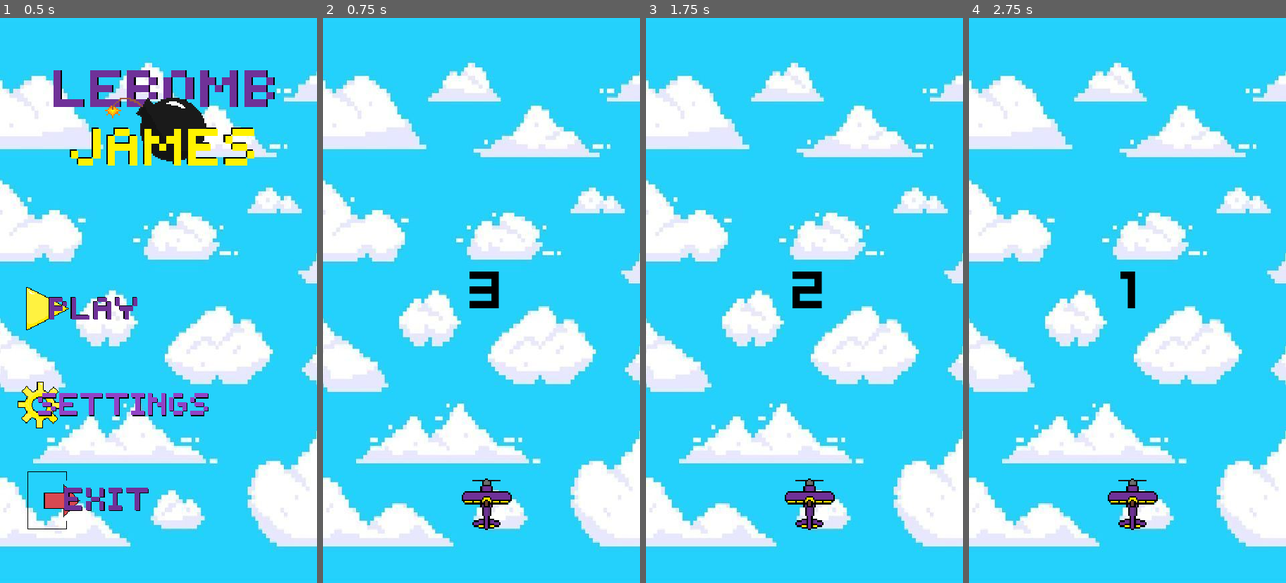
Above: before the commit, frames 1-4 (left to right).
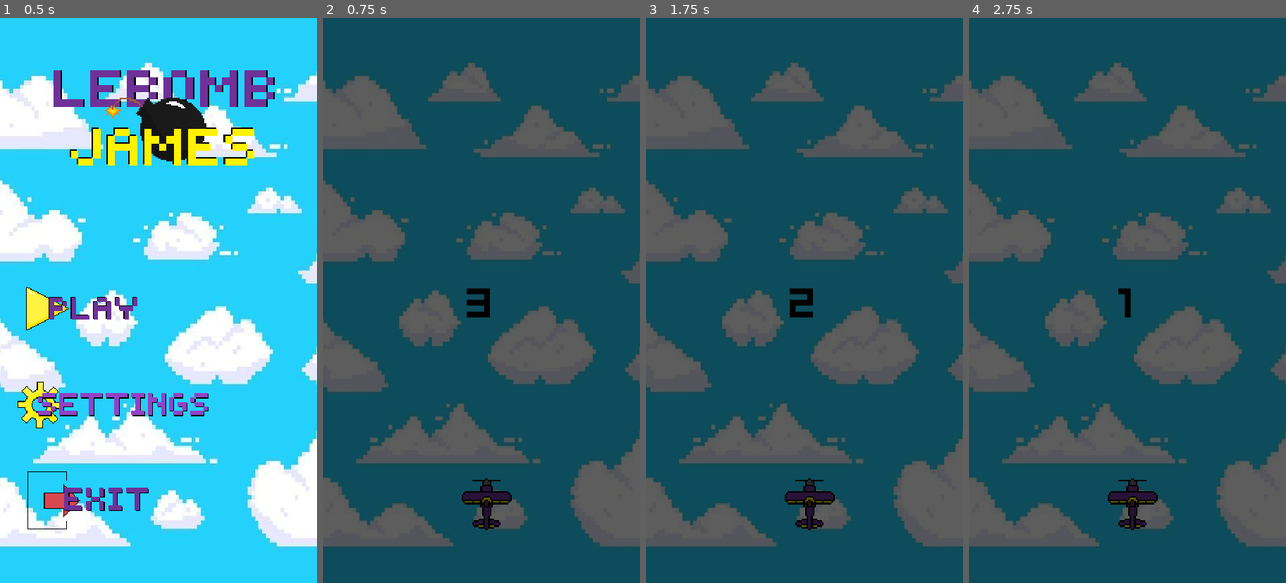
Above: after the commit, the same moments.

Repository: edmundyu2008/LeBombJames
Game: Godot game, scene res://UI/main_menu.tscn
The game is run twice, just before and just after one commit, with the same random seed, the same clock (stepped at 60 frames per second) and the same inputs.
Inputs (mouse positions are in pixels of both pictures, inside the frame that each line leads up to):
- Up to frame 1 (0.5 s): no input
- Up to frame 2 (0.75 s): click (411, 311) at 0.5 s
- Up to frame 3 (1.75 s): tap Enter (ui_accept) at 1.25, 1.52 s; hold Right (ui_right) from 1.28 s (still down)
- Up to frame 4 (2.75 s): tap Enter (ui_accept) at 2, 2.27 s; release Right (ui_right) at 2.03 s; hold Left (ui_left) from 2.03 s (still down)

Frame 1 is identical in both runs. In frame 2, 100% of the frame differs, in the area x 0-100%, y 0-100%; in frame 3, 100%; in frame 4, 100%.

Commit message:
background next

Diff:
--- a/UI/Countdown.gd
+++ b/UI/Countdown.gd
@@ -1,19 +1,14 @@
 extends Node
 
-@onready var label = $Label
-@onready var timer = $Timer
+@onready var timer = %Timer
+@onready var timer_label = %TimerLabel
+@onready var animation_player = $AnimationPlayer
+
+func _ready():
+	animation_player.play("Timer")
+	await animation_player.animation_finished
 
 
-func _ready():
-	timer.start()
+func _on_animation_player_animation_finished(anim_name):
 
-
-func start_game():
-	var time_left = timer.time_left
-	var second = int(time_left) % 60
-	return [second]
-
-func _process(delta):
-	label.text = "%01d" % start_game()
-	if timer.time_left <= 0:
-		get_tree().change_scene_to_file("res://main.tscn")
+	get_tree().change_scene_to_file("res://main.tscn")
--- a/UI/countdown.tscn
+++ b/UI/countdown.tscn
@@ -1,9 +1,70 @@
-[gd_scene load_steps=5 format=3 uid="uid://dqj3joh0yuscj"]
+[gd_scene load_steps=8 format=3 uid="uid://dqj3joh0yuscj"]
 
 [ext_resource type="Script" path="res://UI/Countdown.gd" id="1_uln5o"]
 [ext_resource type="Texture2D" uid="uid://ckm2fgpaiol5h" path="res://gamebg.jpg" id="2_s2o6m"]
 [ext_resource type="Texture2D" uid="uid://dgmft2q37eiop" path="res://player_plane/player1.png" id="3_5rcr4"]
 [ext_resource type="FontFile" uid="uid://jl34hxvwvjwv" path="res://kenney_mini_square.ttf" id="3_opc4v"]
+
+[sub_resource type="Animation" id="Animation_47k7m"]
+resource_name = "Timer"
+length = 3.1
+tracks/0/type = "value"
+tracks/0/imported = false
+tracks/0/enabled = true
+tracks/0/path = NodePath("CanvasLayer/Timer/CenterContainer/TimerLabel:text")
+tracks/0/interp = 1
+tracks/0/loop_wrap = true
+tracks/0/keys = {
+"times": PackedFloat32Array(0.1, 1.1, 2.1),
+"transitions": PackedFloat32Array(1, 1, 1),
+"update": 1,
+"values": ["3", "2", "1"]
+}
+tracks/1/type = "value"
+tracks/1/imported = false
+tracks/1/enabled = true
+tracks/1/path = NodePath("CanvasLayer/Timer:visible")
+tracks/1/interp = 1
+tracks/1/loop_wrap = true
+tracks/1/keys = {
+"times": PackedFloat32Array(0, 3.1),
+"transitions": PackedFloat32Array(1, 1),
+"update": 1,
+"values": [true, false]
+}
+
+[sub_resource type="Animation" id="Animation_l303r"]
+length = 0.001
+tracks/0/type = "value"
+tracks/0/imported = false
+tracks/0/enabled = true
+tracks/0/path = NodePath("CanvasLayer/Timer/CenterContainer/TimerLabel:text")
+tracks/0/interp = 1
+tracks/0/loop_wrap = true
+tracks/0/keys = {
+"times": PackedFloat32Array(0),
+"transitions": PackedFloat32Array(1),
+"update": 1,
+"values": ["3"]
+}
+tracks/1/type = "value"
+tracks/1/imported = false
+tracks/1/enabled = true
+tracks/1/path = NodePath("CanvasLayer/Timer:visible")
+tracks/1/interp = 1
+tracks/1/loop_wrap = true
+tracks/1/keys = {
+"times": PackedFloat32Array(0),
+"transitions": PackedFloat32Array(1),
+"update": 1,
+"values": [false]
+}
+
+[sub_resource type="AnimationLibrary" id="AnimationLibrary_opka3"]
+_data = {
+"RESET": SubResource("Animation_l303r"),
+"Timer": SubResource("Animation_47k7m")
+}
 
 [node name="Countdown" type="Control"]
 layout_mode = 3
@@ -20,24 +81,40 @@
 offset_bottom = 960.0
 texture = ExtResource("2_s2o6m")
 
-[node name="Timer" type="Timer" parent="."]
-wait_time = 4.0
-one_shot = true
-
-[node name="Label" type="Label" parent="."]
-layout_mode = 0
-offset_left = 249.0
-offset_top = 388.0
-offset_right = 306.0
-offset_bottom = 525.0
-theme_override_colors/font_color = Color(0, 0, 0, 1)
-theme_override_fonts/font = ExtResource("3_opc4v")
-theme_override_font_sizes/font_size = 100
-text = "6"
-horizontal_alignment = 1
-vertical_alignment = 1
-
 [node name="Sprite2D" type="Sprite2D" parent="."]
 position = Vector2(280, 829)
 scale = Vector2(1.332, 1.375)
 texture = ExtResource("3_5rcr4")
+
+[node name="AnimationPlayer" type="AnimationPlayer" parent="."]
+process_mode = 3
+libraries = {
+"": SubResource("AnimationLibrary_opka3")
+}
+autoplay = "Timer"
+
+[node name="CanvasLayer" type="CanvasLayer" parent="."]
+
+[node name="Timer" type="ColorRect" parent="CanvasLayer"]
+unique_name_in_owner = true
+visible = false
+anchors_preset = 15
+anchor_right = 1.0
+anchor_bottom = 1.0
+grow_horizontal = 2
+grow_vertical = 2
+color = Color(0, 0, 0, 0.635294)
+
+[node name="CenterContainer" type="CenterContainer" parent="CanvasLayer/Timer"]
+offset_right = 540.0
+offset_bottom = 960.0
+
+[node name="TimerLabel" type="Label" parent="CanvasLayer/Timer/CenterContainer"]
+unique_name_in_owner = true
+layout_mode = 2
+theme_override_colors/font_color = Color(0, 0, 0, 1)
+theme_override_fonts/font = ExtResource("3_opc4v")
+theme_override_font_sizes/font_size = 80
+text = "3"
+
+[connection signal="animation_finished" from="AnimationPlayer" to="." method="_on_animation_player_animation_finished"]
